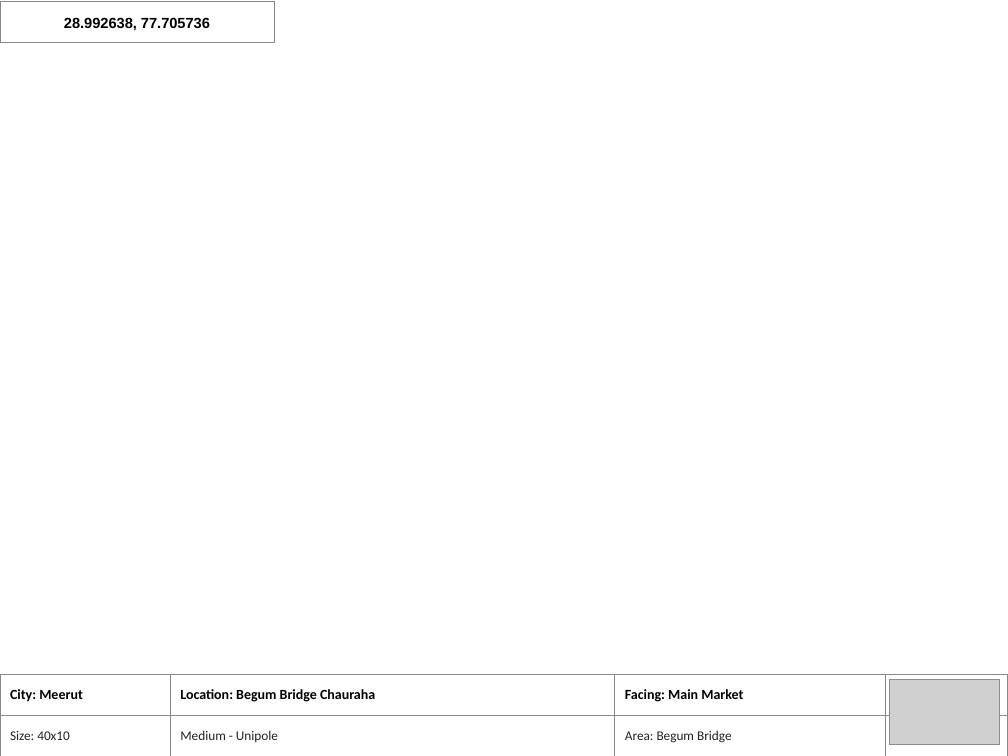
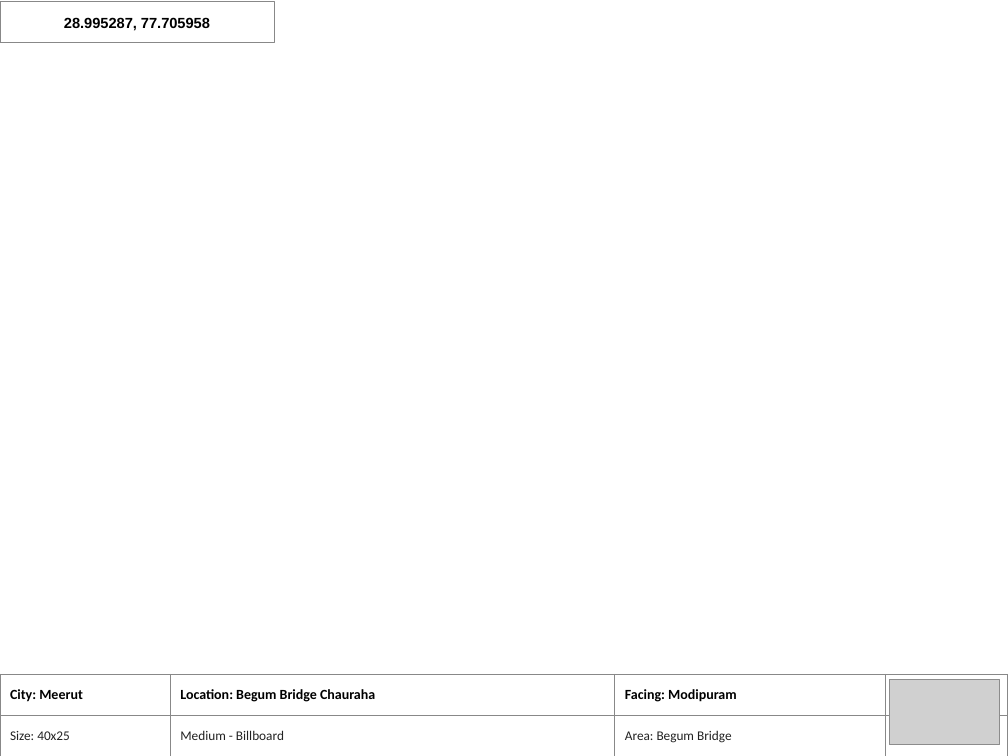
Before and after one commit to kamleshgupta905/Hoarding, a slide deck: slide 5 of test_sample_files/Sample_Campaign_Artworks.pptx. Drawn at 1008x756 pixels with LibreOffice and Linux fonts; fonts in the diff are those of the drawing; grey boxes stand for pictures; background and template pictures are left out. Boxes give left, top, right and bottom in pixels: in the first picture for what was removed or moved away, otherwise in the second. Text is boxed around its words. In the diff, an @@ line names an element or a change of style, - is before the commit and + after.

Commit message:
test: align sample files with exact live inventory facings and 4:3 master PPT layout

```diff
--- a/test_sample_files/Sample_Campaign_Artworks.pptx
+++ b/test_sample_files/Sample_Campaign_Artworks.pptx
@@ text in rectangle at (64,17,210,31): text changed @@
-28.992638, 77.705736
+28.995287, 77.705958
@@ table at (0,674,1008,756) @@
-row 1, column 3: Facing: Main Market
+row 1, column 3: Facing: Modipuram
-row 2, column 1: Size: 40x10
+row 2, column 1: Size: 40x25
-row 2, column 2: Medium - Unipole
+row 2, column 2: Medium - Billboard
```
Also in this commit, not shown: 3 other slides changed, 2 other files.
